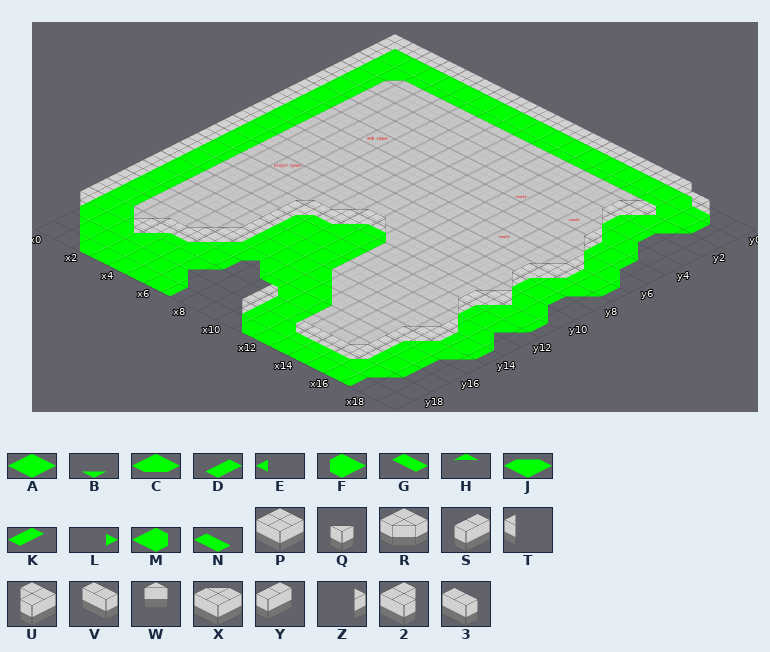
Tiled map -- raw res/map20.tmx. Above is the file before it was changed.
Cells are 96x48 px. Isometric: x runs down to the right, y down to the left. Shown: x 0..19, y 0..19. The commit also replaced the tileset; all pictures use the new one.
Key: from "BBLayout": A 1, B 10, C 11, D 12, E 20, F 21, G 22, H 30, J 31, K 32, L 40, M 41, N 42; from "wallsLayoutDev": P 1, Q 10, R 11, S 12, T 20, U 21, V 22, W 30, X 31, Y 32, Z 40, 2 41, 3 42.
_ is an empty cell.
Layers that did not change in this view are not listed.
Layer "walls" before, first column x 0:
 0 PPPPPPPPPPPPPPPP23T_
 1 PRVVVVVVVVVVVVVVUPY_
 2 PY_____________QXRW_
 3 PY_____________SPY__
 4 PY_____________ZU2T_
 5 PY______________SPY_
 6 PY______________ZU2T
 7 PY_______________SPY
 8 PY______________QXRW
 9 PY______________SPY_
10 PY______Q3T_____ZU2T
11 PY____Q3XPY_____QXPY
12 PY____SPPPY_____SPRW
13 PY____SPPPY_____ZU2T
14 PY____SPPP2T_____SPY
15 PY___QXRUPP2T___QXRW
16 P2TQ3XPYZVUPY___SPY_
17 UP2XPPRW__SPY___SPY_
18 ZUPPPP2T__SP2333XRW_
19 _ZUPPPPY__ZUPPPPPY__
Layer "BB" before, first column x 0:
 0 AAAAAAAAAAAAAAAAMNE_
 1 ACGGGGGGGGGGGGGGFAK_
 2 AK_____________BJCH_
 3 AK_____________DAK__
 4 AK_____________LFME_
 5 AK______________DAK_
 6 AK______________LFME
 7 AK_______________DAK
 8 AK______________BJCH
 9 AK______________DAK_
10 AK______BNE_____LFME
11 AK____BNJAK_____BJAK
12 AK____DAAAK_____DACH
13 AK____DAAAK_____LFME
14 AK____DAAAME_____DAK
15 AK___BJCFAAME___BJCH
16 AMEBNJAKLGFAK___DAK_
17 FAMJAACH__DAK___DAK_
18 LFAAAAME__DAMNNNJCH_
19 _LFAAAAK__LFAAAAAK__
The same view after the edit:
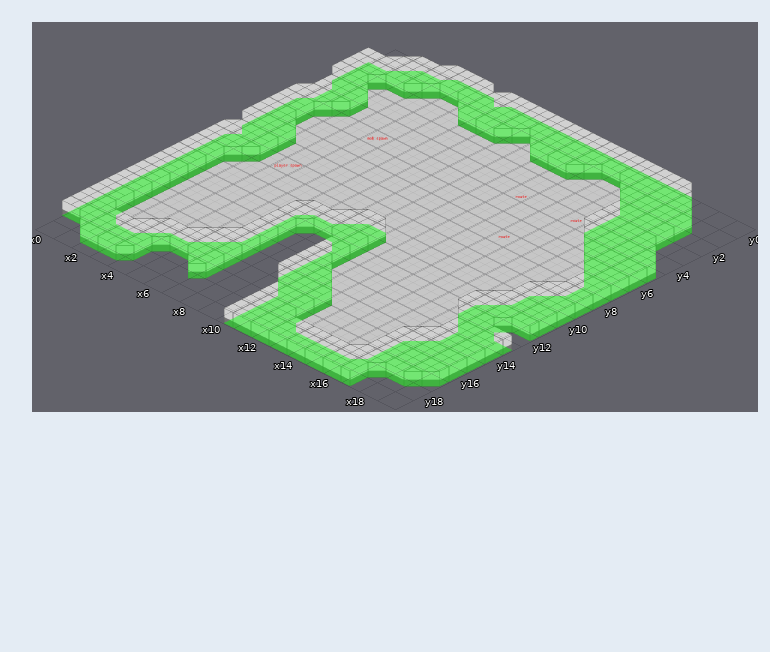
Edits made:
layer "BB" opacity 100% -> 45%
Layer "walls":
y 0: x 0..3 PPPP -> _Q3X; x 5..6 PP -> 2X; x 17..18 3T -> T_
y 1: x 0..3 PRVV -> 3XPR; x 5..12 VVVVVVVV -> UPPRUPPR; x 14..18 VVUPY -> UPP2T
y 2: x 1..3 Y__ -> RVW; x 5..12 ________ -> ZVVWZVVW; x 14..18 _QXRW -> ZUPPY
y 3: x 0..2 PY_ -> U2T; x 17..18 Y_ -> PY
y 4: x 0..2 PY_ -> SPY; x 15..19 ZU2T_ -> SPP2T
y 5: x 0..2 PY_ -> XRW; x 15..16 _S -> ZU; x 18..19 Y_ -> P2
y 6: x 18..19 2T -> PP
y 7: x 1..2 Y_ -> 2T; x 17..19 SPY -> ZUP
y 8: x 0..2 PY_ -> UPY; x 16..19 QXRW -> __SP
y 9: x 0..2 PY_ -> XPY; x 16..19 SPY_ -> _QXP
y 10: x 1..2 Y_ -> RW; x 16..19 ZU2T -> _SPP
y 11: x 19 Y -> P
y 12: x 7..9 PPP -> RVU; x 19 W -> V
y 13: x 7..9 PPP -> Y_S; x 19 T -> 3
y 14: x 7..9 PPP -> Y_S; x 19 Y -> P
y 15: x 7..9 RUP -> Y_S; x 18..19 RW -> PP
y 16: x 1..2 2T -> Y_; x 8..9 ZV -> _Z; x 18..19 Y_ -> PP
y 17: x 0..2 UP2 -> P23; x 4..7 PPRW -> RVUY; x 18..19 Y_ -> PR
y 18: x 0 Z -> V; x 4..7 PP2T -> Y_ZW; x 18..19 W_ -> VW
y 19: x 2..7 UPPPPY -> VVW___; x 10..11 ZU -> SP
Layer "BB":
y 0: x 0..3 AAAA -> _BNJ; x 5..6 AA -> MJ; x 17..18 NE -> E_
y 1: x 0..3 ACGG -> NJAC; x 5..12 GGGGGGGG -> FAACFAAC; x 14..18 GGFAK -> FAAME
y 2: x 1..3 K__ -> CGH; x 5..12 ________ -> LGGHLGGH; x 14..18 _BJCH -> LFAAK
y 3: x 0..2 AK_ -> FME; x 17..18 K_ -> AK
y 4: x 0..2 AK_ -> DAK; x 15..19 LFME_ -> DAAME
y 5: x 0..2 AK_ -> JCH; x 15..16 _D -> LF; x 18..19 K_ -> AM
y 6: x 18..19 ME -> AA
y 7: x 1..2 K_ -> ME; x 17..19 DAK -> LFA
y 8: x 0..2 AK_ -> FAK; x 16..19 BJCH -> __DA
y 9: x 0..2 AK_ -> JAK; x 16..19 DAK_ -> _BJA
y 10: x 1..2 K_ -> CH; x 16..19 LFME -> _DAA
y 11: x 19 K -> A
y 12: x 7..9 AAA -> CGF; x 19 H -> G
y 13: x 7..9 AAA -> K_D; x 19 E -> N
y 14: x 7..9 AAA -> K_D; x 19 K -> A
y 15: x 7..9 CFA -> K_D; x 18..19 CH -> AA
y 16: x 1..2 ME -> K_; x 8..9 LG -> _L; x 18..19 K_ -> AA
y 17: x 0..2 FAM -> AMN; x 4..7 AACH -> CGFK; x 18..19 K_ -> AC
y 18: x 0 L -> G; x 4..7 AAME -> K_LH; x 18..19 H_ -> GH
y 19: x 2..7 FAAAAK -> GGH___; x 10..11 LF -> DA
